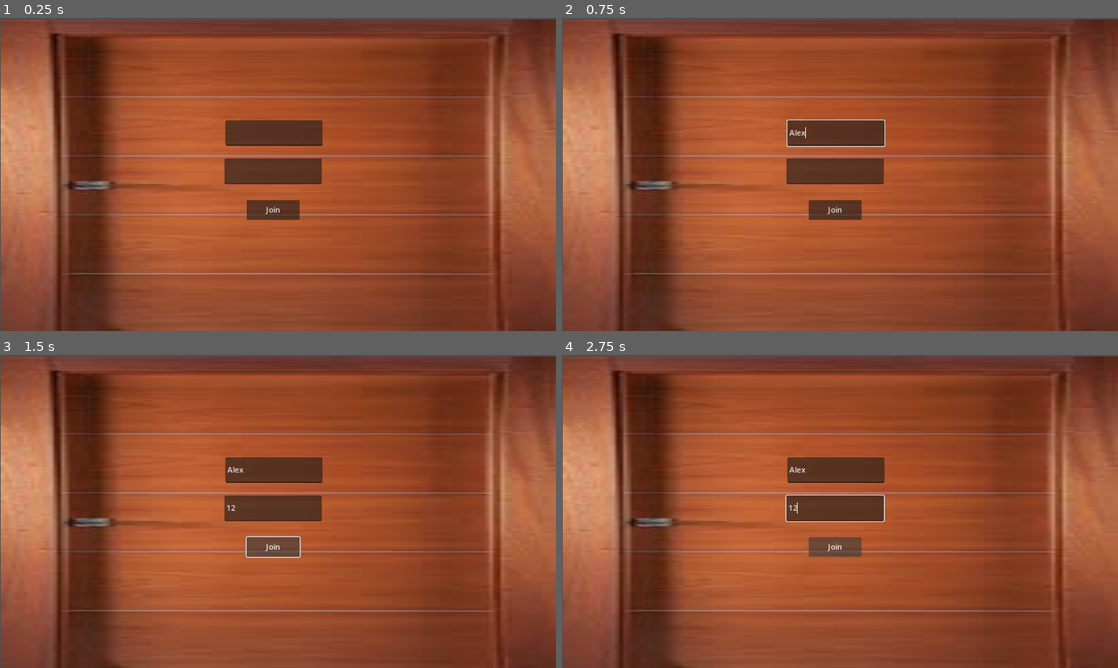
Above: before the commit, frames 1-4 (two rows, left to right).
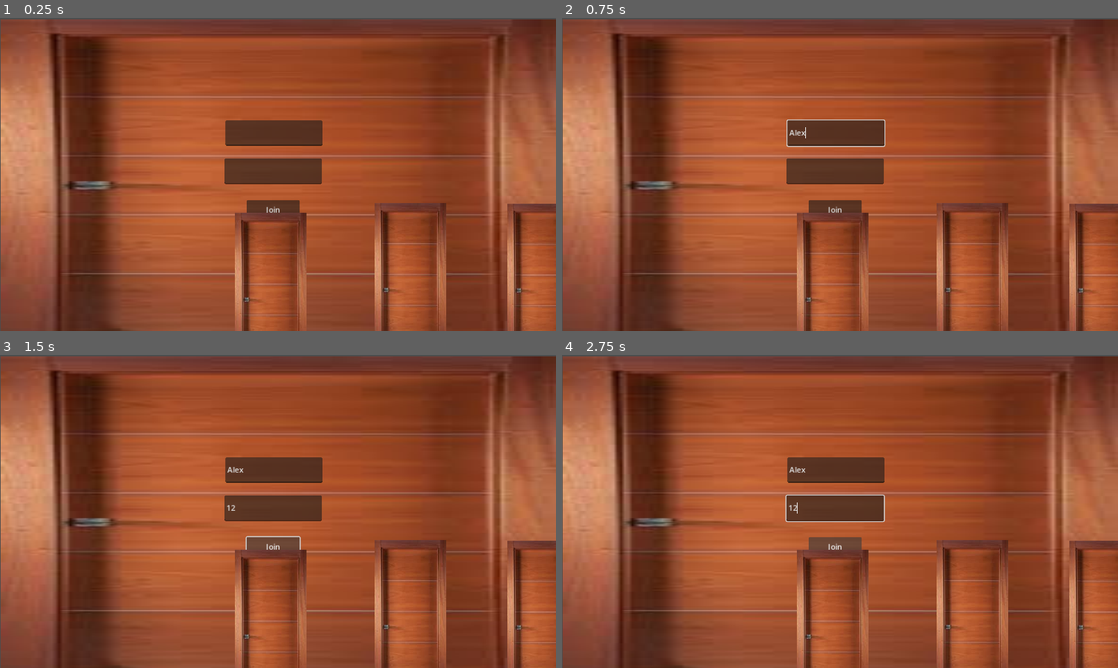
Above: after the commit, the same moments.

Repository: nowisf/Godot-with-sockets
Game: Godot game, scene res://Game.tscn
Same seed, same stepped clock (60 frames per second), same inputs: the game is played once before the commit and once after it.
Inputs (mouse positions are in pixels of both pictures, inside the frame that each line leads up to):
- Up to frame 1 (0.25 s): no input
- Up to frame 2 (0.75 s): click (834, 133) at 0.52 s; type "Alex" at 0.6 s
- Up to frame 3 (1.5 s): click (272, 508) at 0.75 s; type "12" at 0.83 s; click "Join" at 1.25 s
- Up to frame 4 (2.75 s): hold Right (ui_right) from 2.03 s (still down); tap Up (ui_up) at 2.27 s

The runs differ from the first frame. In frame 1, 9.4% of the frame differs, in the area x 42-100%, y 59-100%; in frame 2, 9.4%; in frame 3, 9.3%; in frame 4, 9.3%.

Commit message:
algo de nivel

Diff:
--- a/client/Game.gd
+++ b/client/Game.gd
@@ -26,7 +26,6 @@
 func authenticate(username: String, password: String):
 	auth_data["username"] = username
 	auth_data["password"] = password
-	print(URL)
 	ws.connect_to_url(URL)
 
 func _closed():
@@ -50,7 +49,6 @@
 	var error = test_json_conv.parse(packet.get_string_from_utf8())
 	if error == OK:
 		var payload = test_json_conv.get_data()
-		print("Received payload: ", payload)
 
 		# Check for error messages from server
 		if payload is Dictionary and payload.has("error"):
@@ -80,20 +78,17 @@
 
 			# Handle game state update
 			if is_authenticated:
-				print("Processing game state")
 				for enemy in enemies:
 					enemy.queue_free()
 				enemies = []
 
 				for player in payload:
 					if player["username"] != game_data["username"]:
-						print("Creating enemy for player: ", player["username"])
 						var e = enemy_scene.instantiate()
 						if player.has("position"):  # Check for position object
 							e.position = Vector2(player["position"]["x"], player["position"]["y"])
 						enemies.append(e)
 						add_child(e)
-				print("Current enemy count: ", enemies.size())
 		else:
 			print("Unexpected payload format: ", payload)
 	else:
@@ -135,5 +130,4 @@
 						$Player.position.x,
 						$Player.position.y
 					]
-		print("Sending raw update from me movi: ", json_string)
 		ws.send_text(json_string)
--- a/client/Game.tscn
+++ b/client/Game.tscn
@@ -21,6 +21,9 @@
 JUMP_VELOCITY = -500.0
 metadata/_edit_group_ = true
 
+[node name="Camera2D" type="Camera2D" parent="Player"]
+enabled = false
+
 [node name="Pelota" type="Sprite2D" parent="Player"]
 rotation = 6.28319
 scale = Vector2(0.305, 0.305)
@@ -28,21 +31,6 @@
 
 [node name="CollisionShape2D" type="CollisionShape2D" parent="Player"]
 shape = SubResource("CircleShape2D_h7kkq")
-
-[node name="Camera2D" type="Camera2D" parent="Player"]
-enabled = false
-
-[node name="StaticBody2D" type="StaticBody2D" parent="."]
-position = Vector2(561, 573)
-metadata/_edit_group_ = true
-
-[node name="Puerta" type="Sprite2D" parent="StaticBody2D"]
-position = Vector2(0, 8.9407e-07)
-scale = Vector2(1, 0.997067)
-texture = ExtResource("4_wpskf")
-
-[node name="CollisionShape2D" type="CollisionShape2D" parent="StaticBody2D"]
-shape = SubResource("RectangleShape2D_w61m5")
 
 [node name="LoginUI" type="Control" parent="."]
 layout_mode = 3
@@ -77,5 +65,129 @@
 offset_bottom = 418.0
 text = "Join"
 
+[node name="Puertas" type="Node2D" parent="."]
+
+[node name="StaticBody2D5" type="StaticBody2D" parent="Puertas"]
+position = Vector2(-565, -192)
+metadata/_edit_group_ = true
+
+[node name="Puerta" type="Sprite2D" parent="Puertas/StaticBody2D5"]
+position = Vector2(0, 8.9407e-07)
+scale = Vector2(1, 0.997067)
+texture = ExtResource("4_wpskf")
+
+[node name="CollisionShape2D" type="CollisionShape2D" parent="Puertas/StaticBody2D5"]
+shape = SubResource("RectangleShape2D_w61m5")
+
+[node name="StaticBody2D6" type="StaticBody2D" parent="Puertas"]
+position = Vector2(1125, 554)
+metadata/_edit_group_ = true
+
+[node name="Puerta" type="Sprite2D" parent="Puertas/StaticBody2D6"]
+position = Vector2(0, 8.9407e-07)
+scale = Vector2(1, 0.997067)
+texture = ExtResource("4_wpskf")
+
+[node name="CollisionShape2D" type="CollisionShape2D" parent="Puertas/StaticBody2D6"]
+shape = SubResource("RectangleShape2D_w61m5")
+
+[node name="StaticBody2D7" type="StaticBody2D" parent="Puertas"]
+position = Vector2(2815, 1300)
+metadata/_edit_group_ = true
+
+[node name="Puerta" type="Sprite2D" parent="Puertas/StaticBody2D7"]
+position = Vector2(0, 8.9407e-07)
+scale = Vector2(1, 0.997067)
+texture = ExtResource("4_wpskf")
+
+[node name="CollisionShape2D" type="CollisionShape2D" parent="Puertas/StaticBody2D7"]
+shape = SubResource("RectangleShape2D_w61m5")
+
+[node name="StaticBody2D4" type="StaticBody2D" parent="Puertas"]
+position = Vector2(4038, 1741)
+metadata/_edit_group_ = true
+
+[node name="Puerta" type="Sprite2D" parent="Puertas/StaticBody2D4"]
+position = Vector2(0, 8.9407e-07)
+scale = Vector2(1, 0.997067)
+texture = ExtResource("4_wpskf")
+
+[node name="CollisionShape2D" type="CollisionShape2D" parent="Puertas/StaticBody2D4"]
+shape = SubResource("RectangleShape2D_w61m5")
+
+[node name="StaticBody2D8" type="StaticBody2D" parent="Puertas"]
+position = Vector2(850, 553)
+metadata/_edit_group_ = true
+
+[node name="Puerta" type="Sprite2D" parent="Puertas/StaticBody2D8"]
+position = Vector2(0, 8.9407e-07)
+scale = Vector2(1, 0.997067)
+texture = ExtResource("4_wpskf")
+
+[node name="CollisionShape2D" type="CollisionShape2D" parent="Puertas/StaticBody2D8"]
+shape = SubResource("RectangleShape2D_w61m5")
+
+[node name="StaticBody2D2" type="StaticBody2D" parent="Puertas"]
+position = Vector2(210, 928)
+rotation = -1.29099
+scale = Vector2(1, 14.7078)
+metadata/_edit_group_ = true
+
+[node name="Puerta" type="Sprite2D" parent="Puertas/StaticBody2D2"]
+position = Vector2(0, 8.9407e-07)
+scale = Vector2(1, 0.997067)
+texture = ExtResource("4_wpskf")
+
+[node name="CollisionShape2D" type="CollisionShape2D" parent="Puertas/StaticBody2D2"]
+shape = SubResource("RectangleShape2D_w61m5")
+
+[node name="StaticBody2D" type="StaticBody2D" parent="Puertas"]
+position = Vector2(561, 573)
+metadata/_edit_group_ = true
+
+[node name="Puerta" type="Sprite2D" parent="Puertas/StaticBody2D"]
+position = Vector2(0, 8.9407e-07)
+scale = Vector2(1, 0.997067)
+texture = ExtResource("4_wpskf")
+
+[node name="CollisionShape2D" type="CollisionShape2D" parent="Puertas/StaticBody2D"]
+shape = SubResource("RectangleShape2D_w61m5")
+
+[node name="StaticBody2D9" type="StaticBody2D" parent="Puertas"]
+position = Vector2(1525, 554)
+metadata/_edit_group_ = true
+
+[node name="Puerta" type="Sprite2D" parent="Puertas/StaticBody2D9"]
+position = Vector2(0, 8.9407e-07)
+scale = Vector2(1, 0.997067)
+texture = ExtResource("4_wpskf")
+
+[node name="CollisionShape2D" type="CollisionShape2D" parent="Puertas/StaticBody2D9"]
+shape = SubResource("RectangleShape2D_w61m5")
+
+[node name="StaticBody2D10" type="StaticBody2D" parent="Puertas"]
+position = Vector2(2025, 554)
+metadata/_edit_group_ = true
+
+[node name="Puerta" type="Sprite2D" parent="Puertas/StaticBody2D10"]
+position = Vector2(0, 8.9407e-07)
+scale = Vector2(1, 0.997067)
+texture = ExtResource("4_wpskf")
+
+[node name="CollisionShape2D" type="CollisionShape2D" parent="Puertas/StaticBody2D10"]
+shape = SubResource("RectangleShape2D_w61m5")
+
+[node name="StaticBody2D11" type="StaticBody2D" parent="Puertas"]
+position = Vector2(2625, 554)
+metadata/_edit_group_ = true
+
+[node name="Puerta" type="Sprite2D" parent="Puertas/StaticBody2D11"]
+position = Vector2(0, 8.9407e-07)
+scale = Vector2(1, 0.997067)
+texture = ExtResource("4_wpskf")
+
+[node name="CollisionShape2D" type="CollisionShape2D" parent="Puertas/StaticBody2D11"]
+shape = SubResource("RectangleShape2D_w61m5")
+
 [connection signal="me_movi" from="Player" to="." method="_on_player_me_movi"]
 [connection signal="pressed" from="LoginUI/LoginButton" to="." method="_on_login_button_pressed"]
Not shown, changed: client/export_presets.cfg
Not shown, changed: client/index.html
Not shown, changed: client/index.pck
